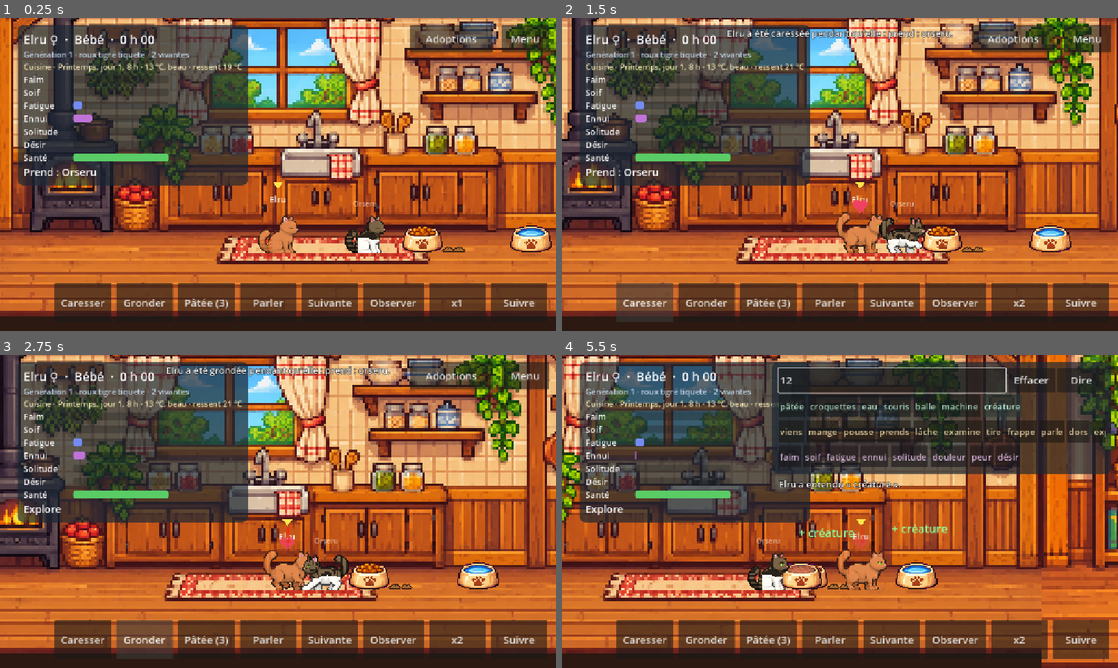
Above: before the commit, frames 1-4 (two rows, left to right).
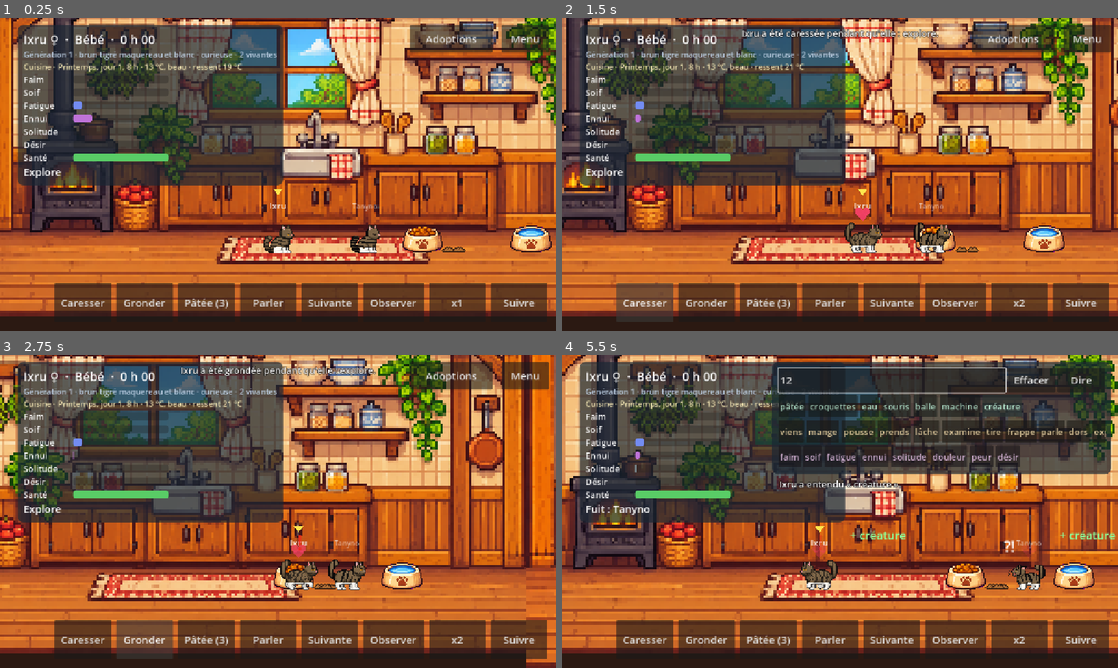
Above: after the commit, the same moments.

Repository: Ankool29/crealife
Game: Godot game, scene res://scenes/main.tscn
Same seed, same stepped clock (60 frames per second), same inputs: the game is played once before the commit and once after it.
Inputs (mouse positions are in pixels of both pictures, inside the frame that each line leads up to):
- Up to frame 1 (0.25 s): no input
- Up to frame 2 (1.5 s): click "x1" at 0.5 s; click "Caresser" at 1.25 s
- Up to frame 3 (2.75 s): click "Gronder" at 2 s
- Up to frame 4 (5.5 s): click "Pâtée (3)" at 2.75 s; click "Parler" at 3.5 s; click (890, 380) at 4.27 s; type "12" at 4.35 s; click "créature" at 5 s

The runs differ from the first frame. In frame 1, 5.1% of the frame differs, in the area x 4-70%, y 2-76%; in frame 2, 36%; in frame 3, 55%, in the area x 0-100%, y 0-100%; in frame 4, 46%.

Commit message:
Caractères : sociabilité, audace, agressivité, énergie (gène héréditaire), peur et fuite, querelles, amitiés et rivalités ; distributeur adapté à la population, réflexe de survie plus précoce
Co-Authored-By: Claude Opus 5.5 <noreply@anthropic.com>
Claude-Session: https://claude.ai/code/session_01MAppfGnRnr8qw2kENJWVLu

Diff:
--- a/data/genomes/souche_depart.json
+++ b/data/genomes/souche_depart.json
@@ -2160,6 +2160,58 @@
 				"lo": 0.0,
 				"hi": 0.5
 			}
+		},
+		{
+			"id": 126,
+			"type": "lobe",
+			"stage": "bebe",
+			"sex": "tous",
+			"mut": 1.0,
+			"dup": true,
+			"del": true,
+			"silent": false,
+			"p": {
+				"lobe": "caractere",
+				"sociable": 0.5,
+				"audace": 0.5,
+				"agressivite": 0.3,
+				"energie": 0.5
+			}
+		},
+		{
+			"id": 127,
+			"type": "instinct",
+			"stage": "bebe",
+			"sex": "tous",
+			"mut": 1.0,
+			"dup": true,
+			"del": true,
+			"silent": false,
+			"p": {
+				"drive": "Peur",
+				"category": "créature",
+				"verb": "fuir",
+				"reward": 1.0,
+				"repeat": 4
+			}
+		},
+		{
+			"id": 128,
+			"type": "emetteur",
+			"stage": "bebe",
+			"sex": "tous",
+			"mut": 1.0,
+			"dup": true,
+			"del": true,
+			"silent": false,
+			"p": {
+				"source": "chem:Peur",
+				"invert": false,
+				"threshold": 0.3,
+				"gain": 0.04,
+				"chem": "Adrénaline",
+				"organ": "Corps"
+			}
 		}
 	]
 }
--- a/src/sim/adoption.gd
+++ b/src/sim/adoption.gd
@@ -101,7 +101,9 @@
 				"joueur": return c.playfulness > 0.6
 				"calme": return c.playfulness < 0.4
 				"curieux": return c.curiosity > 0.6
-				"maternel": return c.care_instinct > 0.6
+				"maternel": return c.sociable > 0.65          # « affectueux » : câlin
+				"indépendant": return c.sociable < 0.35
+				"courageux": return c.boldness > 0.6
 		"mots":
 			return words_known(c) >= int(k.value)
 	return false
@@ -147,7 +149,8 @@
 		"poil": return "à poil long" if k.value == "long" else "à poil court"
 		"caractère":
 			var m := {"joueur": ["joueur", "joueuse"], "calme": ["calme", "calme"], "curieux": ["curieux", "curieuse"],
-				"maternel": ["affectueux", "affectueuse"]}
+				"maternel": ["affectueux", "affectueuse"], "indépendant": ["indépendant", "indépendante"],
+				"courageux": ["courageux", "courageuse"]}
 			return m[k.value][1 if fem else 0] if m.has(k.value) else ""
 		"mots": return "qui connaît au moins %d mots" % int(k.value)
 	return ""
@@ -187,7 +190,7 @@
 		options.append({"kind": "poil", "value": "long" if model.coat.get("long_fur", false) else "court"})
 		options.append({"kind": "sexe", "value": model.sex})
 		options.append({"kind": "age", "value": "jeune" if model.stage <= Lifecycle.Stage.ADO else "adulte"})
-		for v in ["joueur", "calme", "curieux", "maternel"]:
+		for v in ["joueur", "calme", "curieux", "maternel", "indépendant", "courageux"]:
 			if meets({"kind": "caractère", "value": v}, model):
 				options.append({"kind": "caractère", "value": v})
 		var w := words_known(model)
@@ -197,7 +200,7 @@
 		options = [{"kind": "pelage", "value": coats[rng.randi_range(0, coats.size() - 1)]},
 			{"kind": "poil", "value": ["long", "court"][rng.randi_range(0, 1)]},
 			{"kind": "sexe", "value": [Gene.Sex.FEMALE, Gene.Sex.MALE][rng.randi_range(0, 1)]},
-			{"kind": "caractère", "value": ["joueur", "calme", "curieux", "maternel"][rng.randi_range(0, 3)]},
+			{"kind": "caractère", "value": ["joueur", "calme", "curieux", "maternel", "indépendant", "courageux"][rng.randi_range(0, 5)]},
 			{"kind": "mots", "value": rng.randi_range(2, 5)}]
 	options.shuffle()
 	var picked: Array = []
--- a/src/sim/creature_sim.gd
+++ b/src/sim/creature_sim.gd
@@ -97,6 +97,16 @@
 var _screen_time := 0.0
 ## Goûts (gène « gout ») : plaisir que donne chaque aliment, et instinct de chasse.
 var taste := {"patee": 0.7, "croquettes": 0.5, "proie": 0.6}
+## Caractère (gène « caractere ») : sociabilité (câlins, besoin de compagnie),
+## audace (peur), agressivité (bagarres), énergie (fatigue, vitesse).
+var sociable := 0.5
+var boldness := 0.5
+var aggressive := 0.3
+var energy := 0.5
+## Relations : uid d'un autre chat -> affinité (-1 rival ... +1 ami).
+var affinity := {}
+var _caress_recent := 0.0          # câlins rapprochés : les indépendants s'en lassent
+var _threat_uid := -1              # le chat qui lui fait peur
 var hunting := 0.5
 var catches := 0           # temps qu'elle compte encore passer devant l'écran
 var _refused := 0.0
@@ -128,7 +138,7 @@
 	x = p_x
 	_goal_x = p_x
 	biochem = Biochemistry.new()
-	for n in ["Faim", "Soif", "Fatigue", "Ennui", "Douleur", "Eau", "Glucose", "Toxines", "Récompense", "Punition",
+	for n in ["Faim", "Peur", "Adrénaline", "Soif", "Fatigue", "Ennui", "Douleur", "Eau", "Glucose", "Toxines", "Récompense", "Punition",
 			"Solitude", "Désir", "Hormone sexuelle", "Froid", "Chaud"]:
 		_chem[n] = Chemicals.id_of(n)
 	var l := biochem.loci
@@ -185,6 +195,15 @@
 	if random:
 		for k in ["patee", "croquettes", "proie", "chasse"]:
 			taste_gene.params[k] = clampf(float(taste_gene.params[k]) + r.randf_range(-0.35, 0.35), 0.0, 1.0)
+	var char_gene := g.find(Gene.Type.LOBE, "lobe", "caractere")
+	var char_new := char_gene == null
+	if char_new:
+		char_gene = starter.find(Gene.Type.LOBE, "lobe", "caractere").copy()
+		g.genes.append(char_gene)
+	if random or char_new:
+		for k in ["sociable", "audace", "energie"]:
+			char_gene.params[k] = clampf(r.randfn(0.5, 0.2), 0.0, 1.0)
+		char_gene.params.agressivite = clampf(r.randfn(0.3, 0.2), 0.0, 1.0)
 
 
 ## Exprime les gènes du stade actuel (naissance, puis à chaque changement de stade).
@@ -210,6 +229,11 @@
 			for k in taste:
 				taste[k] = float(g.params.get(k, taste[k]))
 			hunting = float(g.params.get("chasse", 0.5))
+		if g.type == Gene.Type.LOBE and g.params.get("lobe", "") == "caractere":
+			sociable = float(g.params.get("sociable", 0.5))
+			boldness = float(g.params.get("audace", 0.5))
+			aggressive = float(g.params.get("agressivite", 0.3))
+			energy = float(g.params.get("energie", 0.5))
 			playfulness = float(g.params.get("playfulness", 0.5))
 	var pel := genome.find(Gene.Type.APPEARANCE, "part", "pelage")
 	var mor := genome.find(Gene.Type.APPEARANCE, "part", "morpho")
@@ -326,10 +350,16 @@
 
 	var l := biochem.loci.values
 	l[_l_meta] = 1.0
-	l[_l_act] = ACTIVITY[brain.verb]
+	l[_l_act] = ACTIVITY[brain.verb] * lerpf(1.5, 0.6, energy)     # les énergiques se fatiguent moins
 	l[_l_dort] = 1.0 if brain.verb == Verb.DORMIR else 0.0
 	l[_l_ennui] = 0.0 if brain.verb == Verb.EXPLORER else lerpf(0.5, 1.8, playfulness)
-	l[_l_seul] = brain.situation[3]
+	l[_l_seul] = brain.situation[3] * lerpf(0.3, 1.8, sociable)    # les indépendants s'ennuient peu des autres
+	_caress_recent = maxf(0.0, _caress_recent - dt / 30.0)
+	if is_asleep():                    # dormir côte à côte rapproche
+		for c in world.creatures:
+			if c != self and c.alive and c.is_asleep() and absf(c.x - x) < 130.0:
+				bond(c, 0.004 * dt)
+	_fear_reflex(dt, world)
 	_feel_climate(dt, world)
 	biochem.step(dt, age)
 
@@ -455,17 +485,23 @@
 			_action_time = 400.0
 		Verb.FUIR:
 			_action_time = 6.0
-			_goal_x = clampf(x + signf(x - target.x + 0.01) * 300.0, 60.0, world.width - 60.0)
+			var from: float = target.x if target != null else x - facing
+			_goal_x = clampf(x + signf(x - from + 0.01) * 300.0, 60.0, world.width - 60.0)
 		_:
 			_action_time = 20.0
 
 
+## Le chat « en vue » : le plus proche, mais on va plus volontiers vers ses
+## amis et on évite ses rivaux.
 func _nearest_creature(world: WorldSim) -> CreatureSim:
 	var best: CreatureSim = null
 	var best_d := VISION_RANGE
 	for c in world.creatures:
-		if c != self and c.alive and absf(c.x - x) < best_d:
-			best_d = absf(c.x - x)
+		if c == self or not c.alive or absf(c.x - x) >= VISION_RANGE:
+			continue
+		var d := absf(c.x - x) - affinity_with(c) * 250.0
+		if d < best_d:
+			best_d = d
 			best = c
 	return best
 
@@ -543,12 +579,19 @@
 			biochem.add(_chem["Solitude"], -0.3)
 			other.biochem.add(other._chem["Solitude"], -0.3)
 			biochem.add(_chem["Ennui"], -0.05)
+			bond(other, 0.06)
+			other.bond(self, 0.06)
 		Verb.EXAMINER:
 			biochem.add(_chem["Solitude"], -0.05)
 		Verb.FRAPPER:
 			other.biochem.add(other._chem["Douleur"], 0.3)
-			biochem.add(_chem["Ennui"], -0.1)
+			# seuls les bagarreurs y trouvent du plaisir ; les autres s'en veulent un peu
+			biochem.add(_chem["Ennui"], -0.1 * aggressive)
+			biochem.add(_chem["Punition"], 0.3 * (1.0 - aggressive))
 			other.last_event = "%s a été frappée par %s." % [other.creature_name, creature_name]
+			other.frighten(0.5, self)
+			bond(other, -0.25)
+			other.bond(self, -0.35)
 		Verb.POUSSER:
 			other.x = clampf(other.x + facing * 40.0, 60.0, world.width - 60.0)
 			biochem.add(_chem["Ennui"], -0.05)
@@ -568,6 +611,7 @@
 	var male: CreatureSim = other if female == self else self
 	for c in [self, other]:
 		c.biochem.add(c._chem["Désir"], -0.8)
+		c.bond(other if c == self else self, 0.1)
 		c.biochem.conc[c._chem["Hormone sexuelle"]] = 0.0
 		c._mate_rest = MATING_REST
 	female.pregnant_time = 0.0
@@ -657,14 +701,103 @@
 	return true
 
 
+# ------------------------------------------------------------- caractère --
+
+## Quelque chose lui fait peur (un coup, un chat agressif...) : plus ou moins
+## selon son audace.
+func frighten(amount: float, source: CreatureSim = null) -> void:
+	biochem.add(_chem["Peur"], amount * lerpf(1.6, 0.3, boldness))
+	if source != null:
+		_threat_uid = source.uid
+
+
+## Affinité avec un autre chat : monte quand on se parle, se blottit, s'accouple ;
+## baisse quand on se bat.
+func bond(other: CreatureSim, amount: float) -> void:
+	if other == null or other == self:
+		return
+	affinity[other.uid] = clampf(float(affinity.get(other.uid, 0.0)) + amount, -1.0, 1.0)
+
+
+func affinity_with(other: CreatureSim) -> float:
+	return float(affinity.get(other.uid, 0.0))
+
+
+## Peur : un chat peureux s'enfuit loin de ce qui l'effraie (un rival
+## agressif qui approche, le chat qui vient de le frapper). Les bagarreurs,
+## eux, cherchent parfois querelle à un adulte de même sexe tout proche.
+func _fear_reflex(dt: float, world: WorldSim) -> void:
+	if not alive or is_asleep() or _care.size() > 0:
+		return
+	for c in world.creatures:
+		if c == self or not c.alive or absf(c.x - x) > 260.0:
+			continue
+		if c.aggressive > 0.7 and affinity_with(c) < -0.3 and c.stage >= Lifecycle.Stage.ADULT:
+			frighten(0.04 * dt, c)              # un rival menaçant tout près
+	if level("Peur") > 0.55 and brain.verb != Verb.FUIR:
+		var threat := world.find_uid(_threat_uid)
+		if threat != null and absf(threat.x - x) < 400.0:
+			brain.verb = Verb.FUIR
+			brain.clear_trace()
+			target = threat
+			_done = false
+			_action_time = 6.0
+			_goal_x = clampf(x + signf(x - threat.x + 0.01) * 350.0, 60.0, world.width - 60.0)
+			last_event = "%s a peur de %s et s'enfuit." % [creature_name, threat.creature_name]
+			language.speech = "!"
+			language.speech_left = Language.SAY_TIME
+	# querelle : rare, et seulement chez les bagarreurs
+	if aggressive > 0.6 and stage == Lifecycle.Stage.ADULT and brain.verb in [Verb.RIEN, Verb.EXPLORER] \
+			and world.rng.randf() < (aggressive - 0.6) * 0.02 * dt:
+		for c in world.creatures:
+			if c != self and c.alive and c.stage == Lifecycle.Stage.ADULT and c.sex == sex \
+					and absf(c.x - x) < 200.0 and affinity_with(c) < 0.3:
+				brain.verb = Verb.FRAPPER
+				brain.clear_trace()
+				target = c
+				_done = false
+				_action_time = 8.0
+				last_event = "%s cherche querelle à %s." % [creature_name, c.creature_name]
+				language.speech = "fff !"          # il crache
+				language.speech_left = Language.SAY_TIME
+				break
+
+
+## Quelques mots pour décrire son caractère (panneau, adoptions).
+func personality() -> Array[String]:
+	var f := sex == Gene.Sex.FEMALE
+	var w: Array[String] = []
+	if sociable > 0.65:
+		w.append("câline" if f else "câlin")
+	elif sociable < 0.35:
+		w.append("indépendante" if f else "indépendant")
+	if boldness < 0.35:
+		w.append("peureuse" if f else "peureux")
+	elif boldness > 0.7:
+		w.append("audacieuse" if f else "audacieux")
+	if aggressive > 0.6:
+		w.append("bagarreuse" if f else "bagarreur")
+	if energy > 0.7:
+		w.append("énergique")
+	elif energy < 0.3:
+		w.append("dormeuse" if f else "dormeur")
+	if playfulness > 0.7:
+		w.append("joueuse" if f else "joueur")
+	if curiosity > 0.7:
+		w.append("curieuse" if f else "curieux")
+	return w
+
+
 ## Réflexe de survie : affamée devant de la nourriture, ou assoiffée devant
 ## de l'eau, elle mange ou boit, quoi que son cerveau ait appris d'autre.
 func _survival_reflex(world: WorldSim) -> void:
 	var cats := ObjectCatalog.categories
 	var want := ""
-	if level("Faim") > 0.8:
+	if level("Soif") > 0.6 and level("Soif") >= level("Faim"):
+		want = "soif"
+	elif level("Faim") > 0.7:
 		want = "faim"
-	elif level("Soif") > 0.8:
+	elif level("Soif") > 0.6:
 		want = "soif"
 	if want == "":
 		return
@@ -975,8 +1108,18 @@
 func caress() -> void:
 	if not alive:
 		return
-	biochem.add(_chem["Récompense"], 1.0)
+	# un indépendant qu'on câline trop souvent finit par donner un coup de patte
+	_caress_recent += 1.0
+	if sociable < 0.35 and _caress_recent > 1.5 + sociable * 4.0:
+		biochem.add(_chem["Punition"], 0.2)
+		last_event = "%s vous donne un coup de patte : trop de câlins pour ce chat indépendant." % creature_name
+		return
+	biochem.add(_chem["Récompense"], lerpf(0.5, 1.4, sociable))
 	biochem.add(_chem["Ennui"], -0.1)
+	biochem.add(_chem["Peur"], -0.3)
+	if sociable > 0.6:
+		language.speech = "rrrr"           # il ronronne
+		language.speech_left = Language.SAY_TIME
 	last_event = "%s a été caressée pendant qu'elle : %s." % [creature_name, action_text().to_lower()]
 
 
@@ -985,6 +1128,7 @@
 	if not alive:
 		return
 	biochem.add(_chem["Punition"], 1.0)
+	biochem.add(_chem["Peur"], 0.3 * lerpf(1.5, 0.3, boldness))
 	last_event = "%s a été grondée pendant qu'elle : %s." % [creature_name, action_text().to_lower()]
 	_action_time = minf(_action_time, AFTER_ACTION)
 
@@ -1026,7 +1170,7 @@
 		"uid": uid, "name": creature_name, "genome": genome.to_dict(), "sex": sex,
 		"generation": generation, "mother": mother, "father": father,
 		"x": x, "facing": facing, "age": age, "alive": alive, "death_cause": death_cause,
-		"meals": meals, "naps": naps, "eaten": eaten, "catches": catches,
+		"meals": meals, "naps": naps, "eaten": eaten, "catches": catches, "affinity": affinity,
 		"pregnant_time": pregnant_time, "litter_size": litter_size, "father_genome": _father_genome.to_dict() if _father_genome else null,
 		"father_name": _father_name, "mate_rest": _mate_rest,
 		"biochem": biochem.to_dict(), "brain": brain.to_dict(), "language": language.to_dict(),
@@ -1048,6 +1192,8 @@
 	c.meals = int(d.meals)
 	c.naps = int(d.naps)
 	c.catches = int(d.get("catches", 0))
+	for k in d.get("affinity", {}):
+		c.affinity[int(k)] = float(d.affinity[k])
 	c.eaten = d.eaten
 	c.pregnant_time = float(d.pregnant_time)
 	c.litter_size = int(d.get("litter_size", 1))
@@ -1091,7 +1237,8 @@
 	if absf(dx) < 4.0:
 		return true
 	facing = signf(dx)
-	var speed := _speed * (1.0 + 0.5 * minf(biochem.loci.values[_l_speed], 1.0)) * Lifecycle.STAGE_SIZE[stage]
+	var speed := _speed * (1.0 + 0.5 * minf(biochem.loci.values[_l_speed], 1.0)) * Lifecycle.STAGE_SIZE[stage] \
+		* lerpf(0.85, 1.15, energy)
 	x = move_toward(x, tx, speed * dt)
 	is_moving = true
 	return false
--- a/src/sim/world_sim.gd
+++ b/src/sim/world_sim.gd
@@ -325,6 +325,15 @@
 	return clampi(n, 1, maxi(1, room))
 
 
+func find_uid(uid: int) -> CreatureSim:
+	if uid < 0:
+		return null
+	for c in creatures:
+		if c.uid == uid:
+			return c
+	return null
+
+
 func find_creature(n: String) -> CreatureSim:
 	if n == "":
 		return null
@@ -439,9 +448,11 @@
 	# Distributeurs automatiques : quelques croquettes dès que la gamelle se vide
 	_feeder_timer -= dt
 	if _feeder_timer <= 0.0:
-		_feeder_timer = rng.randf_range(FEEDER_PERIOD * 0.8, FEEDER_PERIOD * 1.2)
+		# plus il y a de chats, plus il sert souvent et largement
+		var n := alive_count()
+		_feeder_timer = rng.randf_range(0.8, 1.2) * FEEDER_PERIOD / (1.0 + 0.2 * n)
 		for o in objects.duplicate():
-			if o.type_name == "distributeur" and _food_around(o.x, 300.0) < 3:
+			if o.type_name == "distributeur" and _food_around(o.x, 300.0) < 2 + n / 2:
 				add_object("croquettes", o.x + rng.randf_range(50.0, 90.0), 0.0)
 	# Pâtée du joueur : une portion revient toutes les 10 min
 	if patee_stock < PATEE_MAX:
--- a/src/ui/hud.gd
+++ b/src/ui/hud.gd
@@ -336,6 +336,9 @@
 		info += " · enfant de %s et %s" % [c.mother, c.father]
 	if c.pregnant_time >= 0.0:
 		info += " · attend des petits"
+	var pers := c.personality()
+	if not pers.is_empty():
+		info += " · " + ", ".join(pers.slice(0, 3))
 	var fav := c.favorite_food()
 	if fav != "":
 		info += " · préfère " + {"patee": "la pâtée", "croquettes": "les croquettes", "proie": "chasser"}[fav]
--- a/src/ui/observe_panel.gd
+++ b/src/ui/observe_panel.gd
@@ -170,6 +170,9 @@
 		Gene.Type.LOBE:
 			if str(p.lobe) == "temperament":
 				return "tempérament : curiosité %.2f, espièglerie %.2f" % [float(p.get("curiosity", 0)), float(p.get("playfulness", 0))]
+			if str(p.lobe) == "caractere":
+				return "caractère : sociabilité %.2f, audace %.2f, agressivité %.2f, énergie %.2f" % [
+					float(p.get("sociable", 0)), float(p.get("audace", 0)), float(p.get("agressivite", 0)), float(p.get("energie", 0))]
 			if str(p.lobe) == "gout":
 				return "goûts : pâtée %.2f, croquettes %.2f, proies %.2f ; instinct de chasse %.2f" % [
 					float(p.get("patee", 0)), float(p.get("croquettes", 0)), float(p.get("proie", 0)), float(p.get("chasse", 0))]
@@ -215,7 +218,22 @@
 func _family_text() -> String:
 	var rows := world.history.duplicate()
 	rows.sort_custom(func(a, b): return a.generation < b.generation or (a.generation == b.generation and a.born_at < b.born_at))
-	var t := "[b]Famille : %d créatures, %d vivantes[/b]\n\n" % [rows.size(), world.alive_count()]
+	var t := ""
+	if creature:
+		var p := creature.personality()
+		t += "[b]%s[/b] : %s\n" % [creature.creature_name, ", ".join(p) if not p.is_empty() else "caractère sans excès"]
+		var friends: Array[String] = []
+		var rivals: Array[String] = []
+		for c in world.creatures:
+			if c != creature and c.alive:
+				var a := creature.affinity_with(c)
+				if a > 0.3:
+					friends.append(c.creature_name)
+				elif a < -0.2:
+					rivals.append(c.creature_name)
+		t += "  Amis : %s\n  Rivaux : %s\n\n" % [", ".join(friends) if not friends.is_empty() else "personne",
+			", ".join(rivals) if not rivals.is_empty() else "personne"]
+	t += "[b]Famille : %d créatures, %d vivantes[/b]\n\n" % [rows.size(), world.alive_count()]
 	var gen := 0
 	for h in rows:
 		if int(h.generation) != gen:
@@ -235,7 +253,10 @@
 				line += ", attend des petits"
 		else:
 			var m := int(float(h.age) / 60.0)
-			line += "  — morte %s à %d h %02d" % [h.cause, m / 60, m % 60]
+			if str(h.cause).begins_with("adopté"):
+				line += "  — %s à %d h %02d" % [h.cause, m / 60, m % 60]
+			else:
+				line += "  — morte %s à %d h %02d" % [h.cause, m / 60, m % 60]
 		if creature and int(h.uid) == creature.uid:
 			line = "[b]" + line + "[/b]"
 		t += line + "\n"
--- a/tests/test_sim.gd
+++ b/tests/test_sim.gd
@@ -22,6 +22,7 @@
 	_test_litter()
 	_test_adoption()
 	_test_food()
+	_test_character()
 	_test_zones_and_climate()
 	_test_cat_genetics()
 	print("RÉSULTAT : %s" % ("OK" if _failures == 0 else "%d échec(s)" % _failures))
@@ -275,6 +276,8 @@
 		var ordered := run % 2 == 1
 		var w2 := WorldSim.new(43 + run / 2, "vide")
 		var c2 := w2.creatures[0]
+		c2.energy = 0.5                      # caractère neutre : seul l'ordre change
+		c2.sociable = 0.5
 		c2.language.verbs[Brain.Verb.POUSSER] = 1.0
 		c2.language.nouns[jouet] = 1.0
 		w2.add_object("balle", c2.x + 150.0)
@@ -482,6 +485,83 @@
 	_check(r_patee > hunter.level("Récompense") * 3.0, "la pâtée lui fait bien plus plaisir que les croquettes")
 
 
+func _test_character() -> void:
+	print("Caractères :")
+	var w := WorldSim.new(83, "vide", 2)
+	var a := w.creatures[0]
+	var b := w.creatures[1]
+	for c in w.creatures:
+		c.age = 3.0 * 3600.0
+	# peur : un coup effraie bien plus un peureux qu'un audacieux
+	a.boldness = 0.05
+	b.boldness = 0.95
+	var pid := Chemicals.id_of("Peur")
+	a.biochem.conc[pid] = 0.0
+	b.biochem.conc[pid] = 0.0
+	a.frighten(0.4)
+	b.frighten(0.4)
+	_check(a.level("Peur") > 3.0 * b.level("Peur"), "un coup effraie plus un peureux (%.2f) qu'un audacieux (%.2f)" % [a.level("Peur"), b.level("Peur")])
+	# un peureux frappé s'enfuit loin de son agresseur
+	a.x = 1500.0
+	b.x = 1560.0
+	b._act_on_creature(a, Brain.Verb.FRAPPER, w)
+	a.biochem.conc[pid] = 0.8
+	var fled := false
+	var far := 0.0
+	for i in 150:
+		w.tick(STEP)
+		fled = fled or a.brain.verb == Brain.Verb.FUIR
+		far = maxf(far, absf(a.x - b.x))
+	_check(fled and far > 200.0, "un chat effrayé s'enfuit loin de celui qui l'a frappé (%d px)" % int(far))
+	_check(a.affinity_with(b) < 0.0 and b.affinity_with(a) < 0.0, "les coups font des rivaux")
+	# amitié : se parler rapproche
+	var w2 := WorldSim.new(84, "vide", 2)
+	var c := w2.creatures[0]
+	var d := w2.creatures[1]
+	for i in 10:
+		c._act_on_creature(d, Brain.Verb.PARLER, w2)
+	_check(c.affinity_with(d) > 0.3, "se parler crée une amitié (%.2f)" % c.affinity_with(d))
+	# indépendant : trop de câlins, coup de patte ; câlin : il ronronne
+	c.sociable = 0.1
+	var swat := false
+	for i in 6:
+		c.caress()
+		swat = swat or c.last_event.contains("coup de patte")
+	_check(swat, "un chat indépendant se lasse des câlins")
+	d.sociable = 0.9
+	d.caress()
+	_check(d.language.speech == "rrrr", "un chat câlin ronronne")
+	_check("câline" in d.personality() or "câlin" in d.personality(), "son caractère s'affiche (%s)" % ", ".join(d.personality()))
+	# sociabilité : les indépendants se sentent moins seuls
+	var lonely := [0.0, 0.0]
+	for run in 2:
+		var w3 := WorldSim.new(85, "vide", 1)
+		var e := w3.creatures[0]
+		e.sociable = 0.9 if run == 1 else 0.1
+		e.biochem.conc[Chemicals.id_of("Solitude")] = 0.0
+		for i in 1500:
+			w3.tick(STEP)
+		lonely[run] = e.level("Solitude")
+	_check(lonely[1] > lonely[0] * 2.0, "seuls, les sociables souffrent plus de solitude (%.2f contre %.2f)" % [lonely[1], lonely[0]])
+	# bagarreur : il cherche querelle à un adulte de même sexe
+	var w4 := WorldSim.new(86, "vide", 2)
+	var f := w4.creatures[0]
+	var g := w4.creatures[1]
+	g.sex = f.sex
+	for e in w4.creatures:
+		e.age = 3.0 * 3600.0
+		e.x = 1500.0 + (100.0 if e == g else 0.0)
+	f.aggressive = 1.0
+	var quarrel := false
+	for i in 9000:
+		w4.tick(STEP)
+		g.x = f.x + 100.0
+		quarrel = quarrel or g.affinity_with(f) < 0.0           # il s'est pris un coup
+		if quarrel:
+			break
+	_check(quarrel, "un bagarreur cherche querelle")
+
+
 func _test_family_life() -> void:
 	print("Vie de famille :")
 	# Mélange des couleurs : les enfants ne sont pas des copies d'un parent
@@ -526,7 +606,7 @@
 		was_pregnant = f.pregnant_time >= 0.0
 	print("    en 2 h d'âge adulte : %d tentatives, %d accouplements réussis" % [tries, mates])
 	_check(mates >= 1 and mates <= 3, "ils s'accouplent, mais pas sans arrêt")
-	_check(tries <= 30, "ils n'insistent pas en boucle")
+	_check(tries <= 40, "ils n'insistent pas en boucle")
 
 	# Soins : un parent nourrit son petit affamé
 	var w2 := WorldSim.new(67, "vide", 1)
